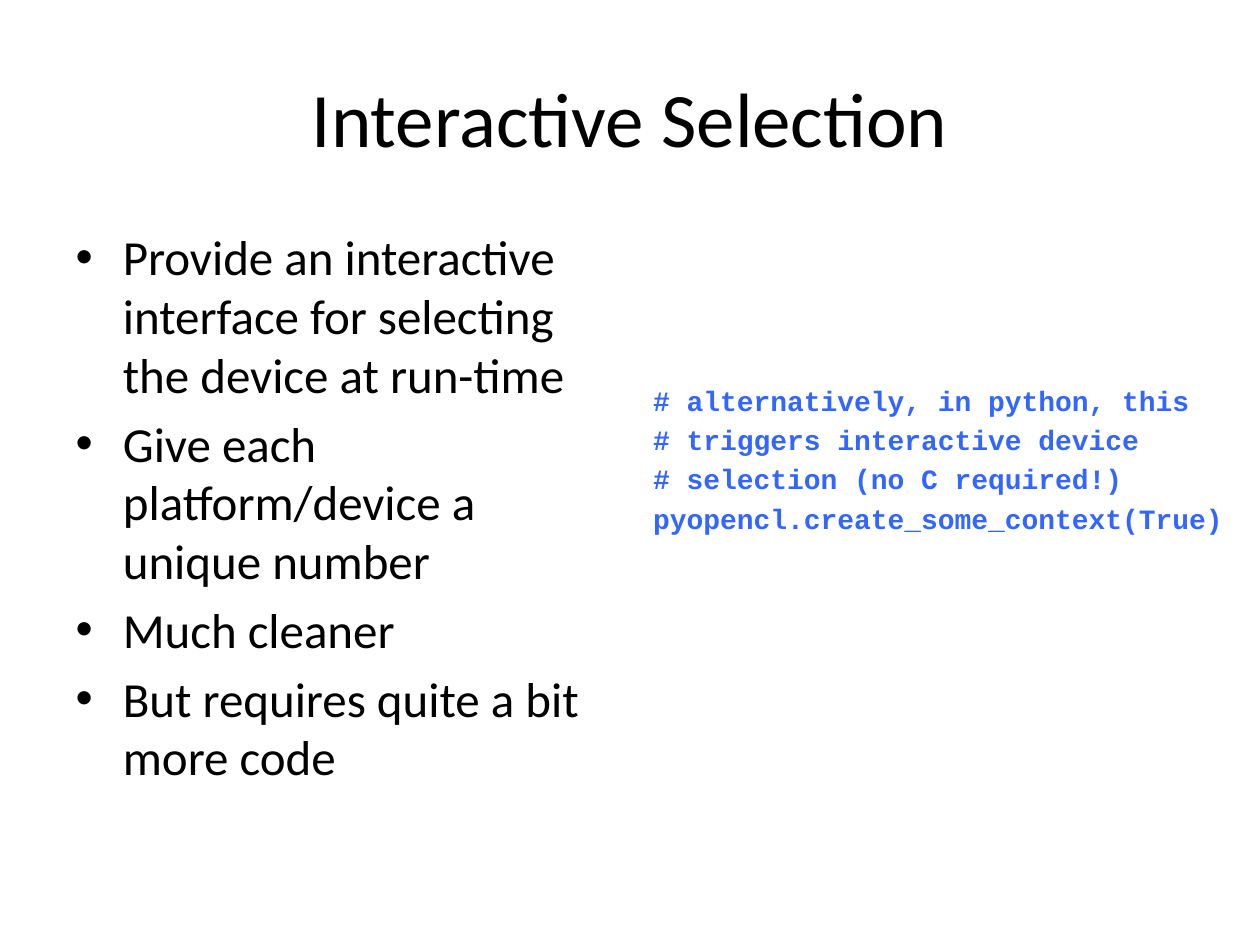
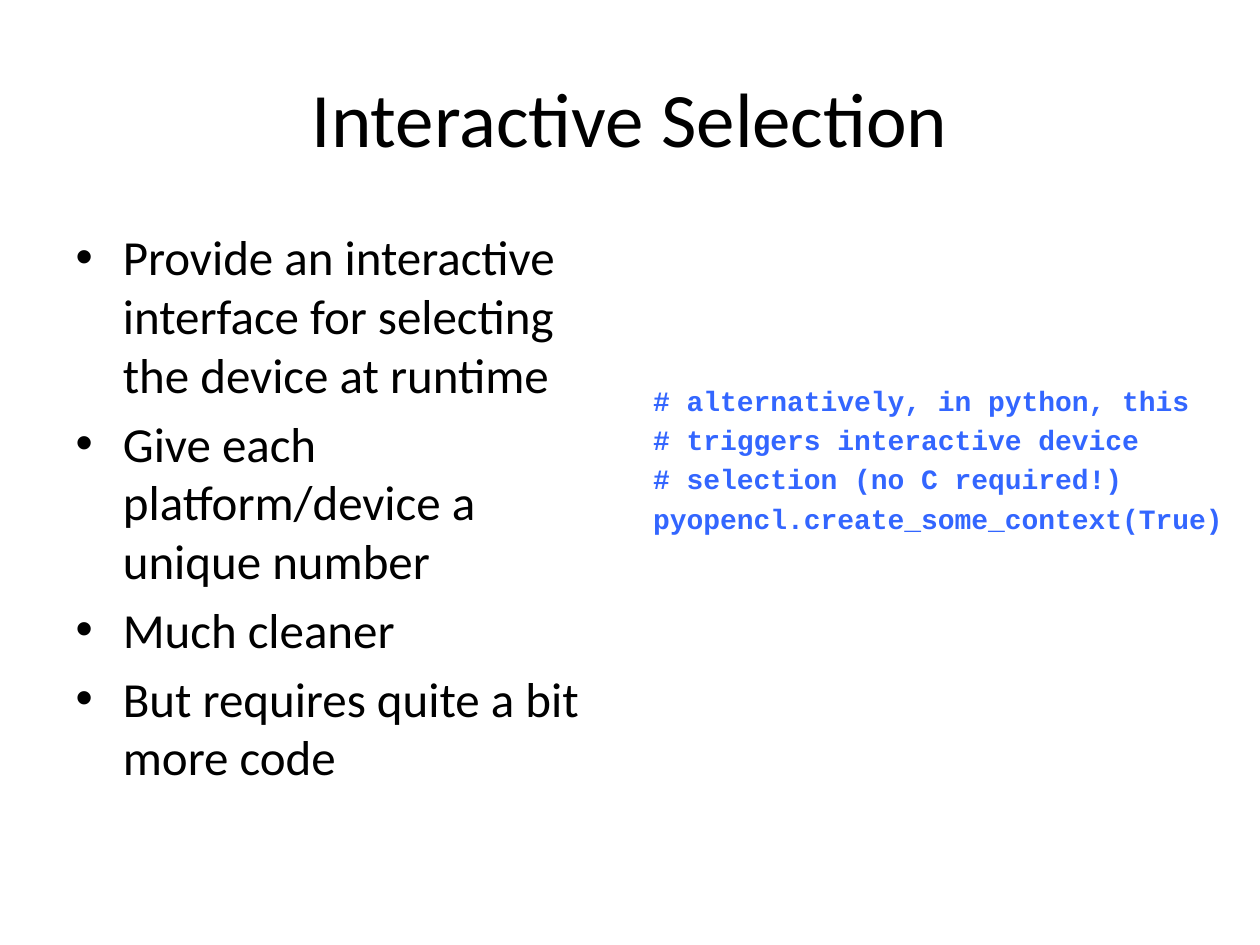
Before and after one commit to UoB-HPC/opencl-training-code, a slide deck: slide 5 of slides/advanced_part1.pptx. Drawn at 1260x945 pixels with LibreOffice and Linux fonts; fonts in the diff are those of the drawing. Boxes give left, top, right and bottom in pixels: in the first picture for what was removed or moved away, otherwise in the second. Text is boxed around its words. In the diff, an @@ line names an element or a change of style, - is before the commit and + after.

Commit message:
runtime instead of run-time

```diff
--- a/slides/advanced_part1.pptx
+++ b/slides/advanced_part1.pptx
@@ text at (123,241,555,394): text changed @@
-• Provide an interactive interface for selecting the device at run-time
+• Provide an interactive interface for selecting the device at runtime
```
